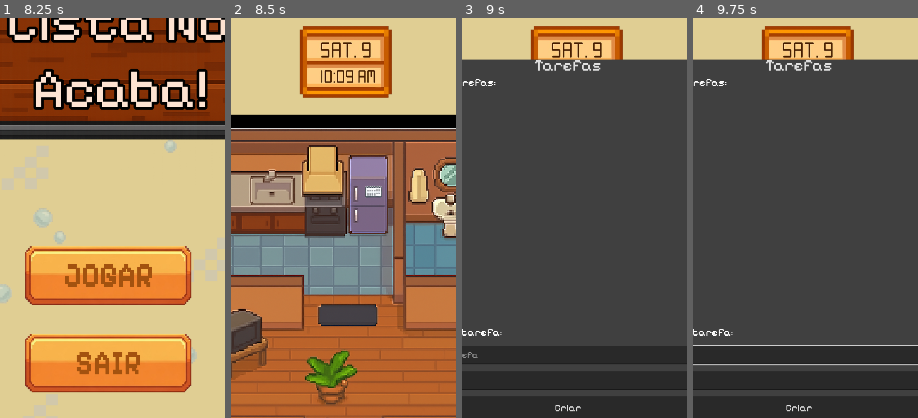
Above: before the commit, frames 1-4 (left to right).
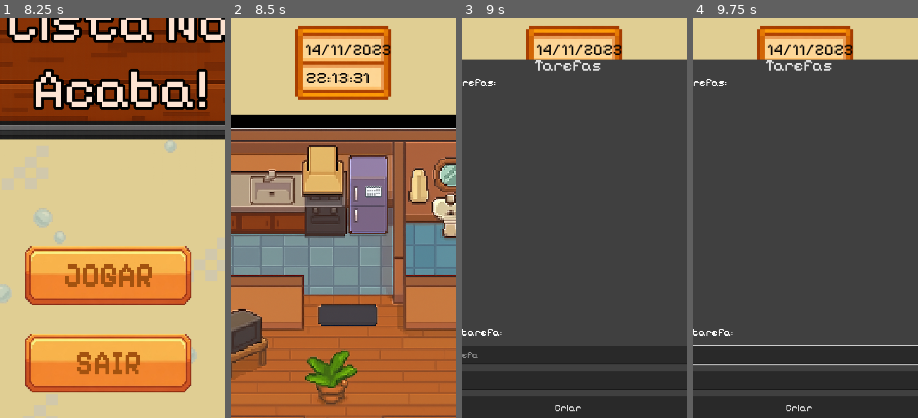
Above: after the commit, the same moments.

Repository: Guga-tab/a-lista-nao-acaba
Game: Godot game, scene res://scenes/title_screen.tscn
The game is run twice, just before and just after one commit, with the same random seed, the same clock (stepped at 60 frames per second) and the same inputs. Sound files missing from this copy of the repository are replaced by a short silence.
Inputs (mouse positions are % of the whole screen's width and height, from its top left):
- Up to frame 1 (8.25 s): click (50, 51) at 0.5 s; click (50, 51) at 1.25 s; click (50, 51) at 2 s; click (16, 94) at 2.75 s; tap Enter at 3.5, 5, 6.5 s; tap Space at 4.25, 5.75, 7.25 s
- Up to frame 2 (8.5 s): no input
- Up to frame 3 (9 s): click (57, 41) at 8.75 s
- Up to frame 4 (9.75 s): click (50, 62) at 9.52 s; type "12" at 9.6 s
The pictures show only the part of the screen within x 26-76%, y 20-70%; the shares and areas given below are measured in that part.

Frame 1 is identical in both runs. In frame 2, 4.1% of the frame differs, in the area x 28-72%, y 2-21%; in frame 3, 1.5%; in frame 4, 1.5%.
Error in both runs: Cannot call method 'change_scene_to_file' on a null value. (res://scenes/title_screen.tscn::GDScript_dc4i4:20)

Commit message:
Criado componente (cena, script, asset) de relógio utilizando tempo real do sistema

Diff:
--- a/scenes/home.tscn
+++ b/scenes/home.tscn
@@ -10,11 +10,12 @@
 [ext_resource type="Texture2D" uid="uid://d1ob5or76hajv" path="res://assets/icons/calendar.png" id="9_6g2ad"]
 [ext_resource type="FontFile" uid="uid://dncemyjponlf" path="res://fonts/Pixelify_Sans/PixelifySans-VariableFont_wght.ttf" id="9_gi00y"]
 [ext_resource type="Texture2D" uid="uid://bupujvdomej13" path="res://fonts/black_bar.png" id="9_ip4d6"]
-[ext_resource type="Texture2D" uid="uid://b3rgi08m0vdga" path="res://assets/backgrounds/datetime_box.png" id="9_yu5fn"]
 [ext_resource type="PackedScene" uid="uid://japv55g355ky" path="res://scenes/map.tscn" id="10_dch01"]
 [ext_resource type="PackedScene" uid="uid://ckifu2pos7a0i" path="res://scenes/config_button.tscn" id="10_wa5vk"]
 [ext_resource type="PackedScene" uid="uid://bkmn5k25awrpd" path="res://scenes/character.tscn" id="11_1idv1"]
 [ext_resource type="AudioStream" uid="uid://b04mfdmkotnw7" path="res://assets/sounds/click_sound.mp3" id="15_rpgsi"]
+[ext_resource type="Texture2D" uid="uid://cpu1u1hbila5a" path="res://assets/icons/clock.png" id="17_o7pnx"]
+[ext_resource type="Script" uid="uid://cogl85fxukc6c" path="res://scripts/clock.gd" id="18_snnha"]
 
 [sub_resource type="Theme" id="Theme_sf0on"]
 default_font = ExtResource("1_wa5vk")
@@ -30,6 +31,12 @@
 [sub_resource type="Theme" id="Theme_ommbi"]
 default_font = ExtResource("1_wa5vk")
 default_font_size = 50
+
+[sub_resource type="LabelSettings" id="LabelSettings_o7pnx"]
+font_color = Color(0, 0, 0, 1)
+
+[sub_resource type="LabelSettings" id="LabelSettings_aish6"]
+font_color = Color(0, 0, 0, 1)
 
 [node name="Home" type="Control" unique_id=336287379]
 layout_mode = 3
@@ -134,19 +141,6 @@
 texture = ExtResource("9_ip4d6")
 expand_mode = 1
 
-[node name="DatetimeBox" type="TextureRect" parent="Bg" unique_id=646512818]
-layout_mode = 1
-anchors_preset = 5
-anchor_left = 0.5
-anchor_right = 0.5
-offset_left = -152.45801
-offset_top = 321.0
-offset_right = 152.45801
-offset_bottom = 648.0
-grow_horizontal = 2
-texture = ExtResource("9_yu5fn")
-expand_mode = 1
-
 [node name="ConfigButton" parent="." unique_id=624023024 instance=ExtResource("10_wa5vk")]
 layout_mode = 0
 offset_left = 809.0
@@ -176,4 +170,33 @@
 [node name="click_sound" type="AudioStreamPlayer" parent="." unique_id=950624638]
 stream = ExtResource("15_rpgsi")
 
+[node name="Node" type="Node" parent="." unique_id=618355643]
+script = ExtResource("18_snnha")
+
+[node name="Clock" type="TextureRect" parent="Node" unique_id=2031594130]
+offset_left = 389.0
+offset_top = 309.0
+offset_right = 889.0
+offset_bottom = 809.0
+scale = Vector2(0.6390822, 0.7046018)
+texture = ExtResource("17_o7pnx")
+
+[node name="Day" type="Label" parent="Node/Clock" unique_id=1381635584]
+layout_mode = 0
+offset_left = 114.22632
+offset_top = 166.05124
+offset_right = 154.22632
+offset_bottom = 186.05124
+scale = Vector2(3.9340332, 3.5279703)
+label_settings = SubResource("LabelSettings_o7pnx")
+
+[node name="Time" type="Label" parent="Node/Clock" unique_id=1607444957]
+layout_mode = 0
+offset_left = 118.92055
+offset_top = 263.97888
+offset_right = 182.92055
+offset_bottom = 306.97888
+scale = Vector2(4.22471, 3.4033787)
+label_settings = SubResource("LabelSettings_aish6")
+
 [connection signal="pressed" from="Bg/Room/CalendarButton" to="." method="_on_calendar_button_pressed"]
--- /dev/null
+++ b/scripts/clock.gd
@@ -0,0 +1,10 @@
+extends Node
+
+@onready var clock_day : Label = $Clock/Day
+@onready var clock_time : Label = $Clock/Time
+
+
+func _process(delta: float) -> void:
+	var time = Time.get_datetime_dict_from_system()
+	clock_day.text = str(time.day, "/", time.month, "/", time.year)
+	clock_time.text = str(time.hour, ":", time.minute, ":", time.second)
--- a/scripts/home.gd
+++ b/scripts/home.gd
@@ -44,6 +44,7 @@
 	# Update main UI
 	update_coin_label()
 	TaskService.update_list(vbox_tasks, self)
+
 
 # ===============================
 # FUNCTION: Stylize container
Binary file added: assets/icons/clock.png
Not shown, added: assets/icons/clock.png.import
Not shown, added: scripts/clock.gd.uid
